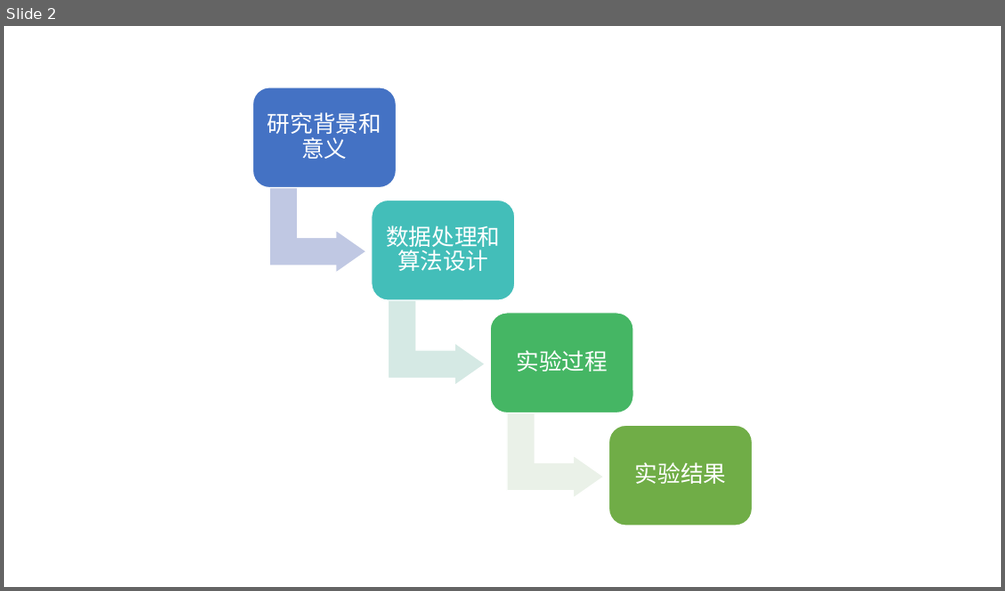
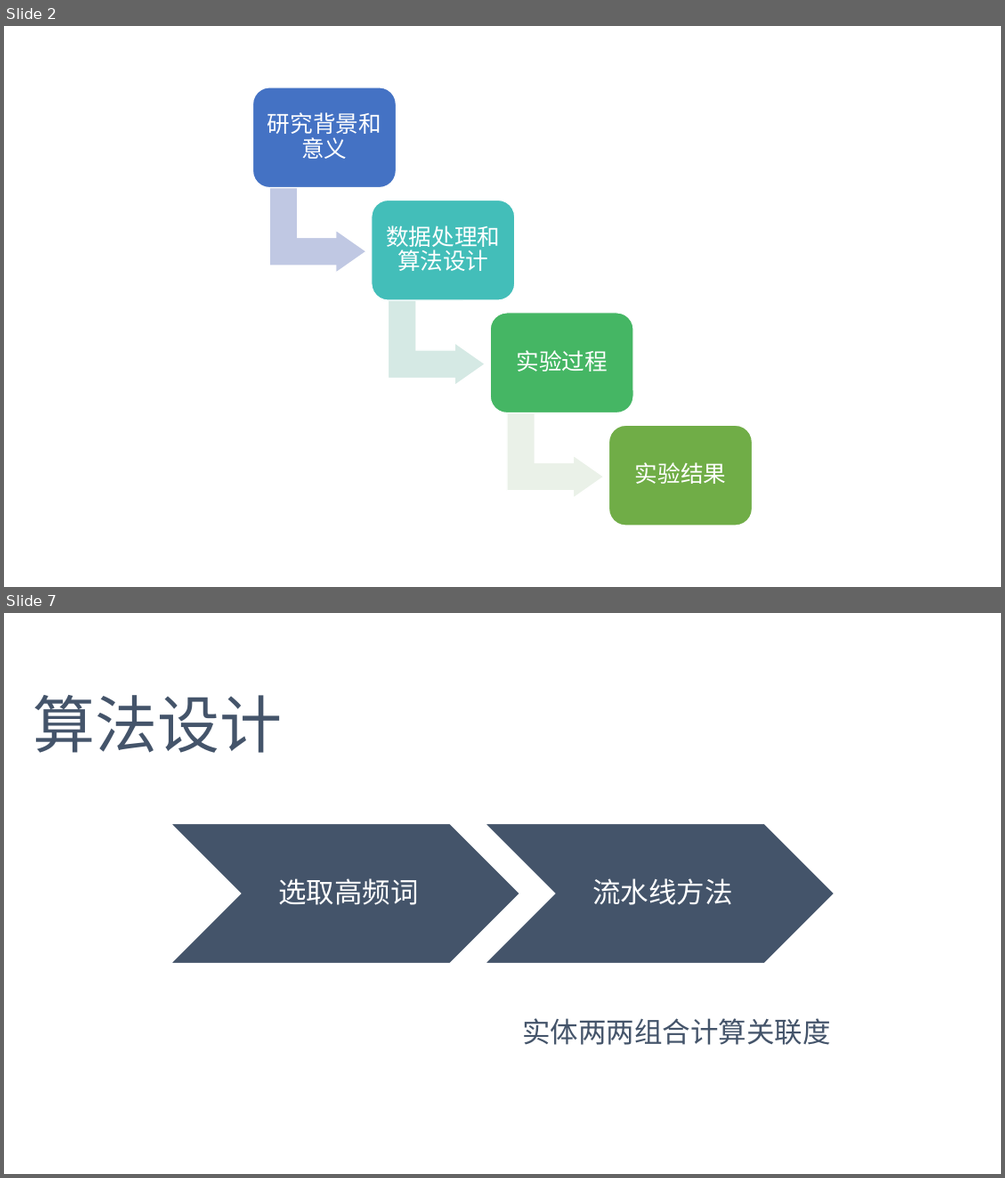
Before and after one commit to DoubleMagicXu/KG, a slide deck: 基于用户投诉文本的知识图谱构建.pptx. Shown one above the other, each under a label of ours: slide 2 before the commit, slides 2 and 7 after it; the slides between them are not shown. The pictures are 1005x591 and 1005x1178 pixels, drawn with LibreOffice and Linux fonts; fonts in the diff are those of the drawing. Boxes give left, top, right and bottom in pixels: in the first picture for what was removed or moved away, otherwise in the second. Text is boxed around its words. In the diff, an @@ line names an element or a change of style, - is before the commit and + after.

```diff
--- a/基于用户投诉文本的知识图谱构建.pptx
+++ b/基于用户投诉文本的知识图谱构建.pptx
@@ slide 7 added at (4, 613, 1001, 1174), background #FFFFFF @@
@@ text added at (32, 695, 282, 753), 60 pt, text #44546A @@
+算法设计
@@ group added at (170, 824, 834, 964): 2 chevrons, 2 texts @@
+选取高频词
+流水线方法
@@ text added at (522, 1018, 831, 1045), 27 pt, text #44546A @@
+实体两两组合计算关联度
```
Also in this commit, not shown: 3 slides changed, 10 other slides added, 2 slides removed, 3 other files.
